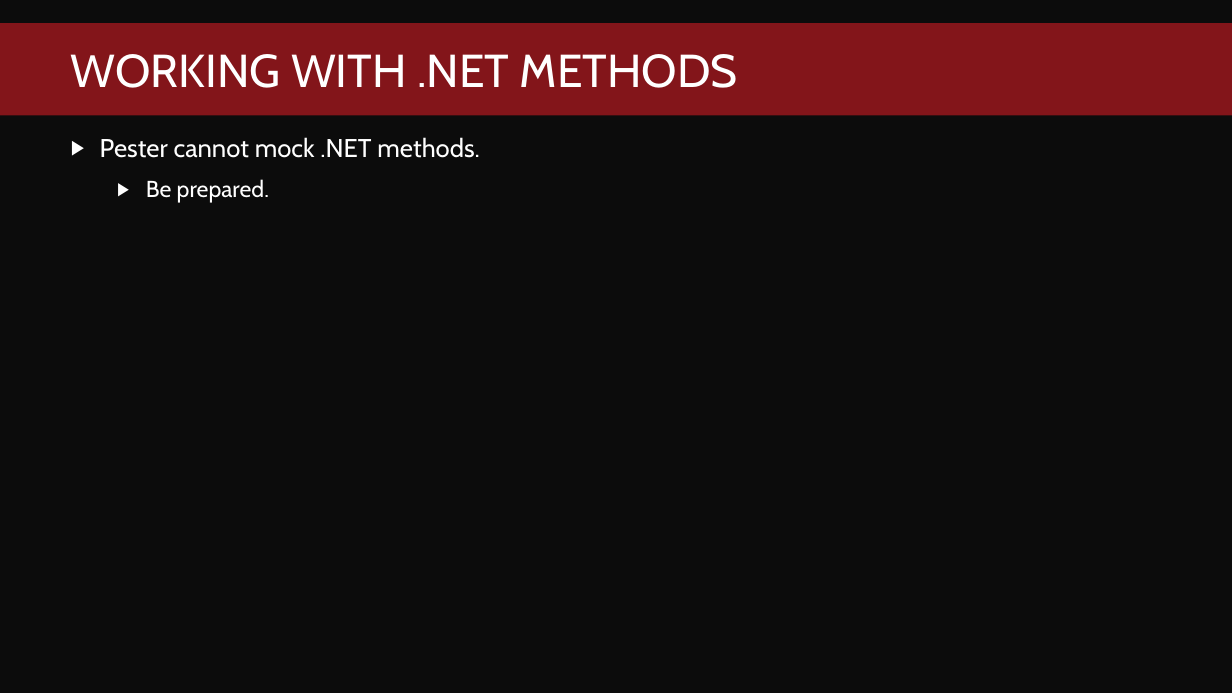
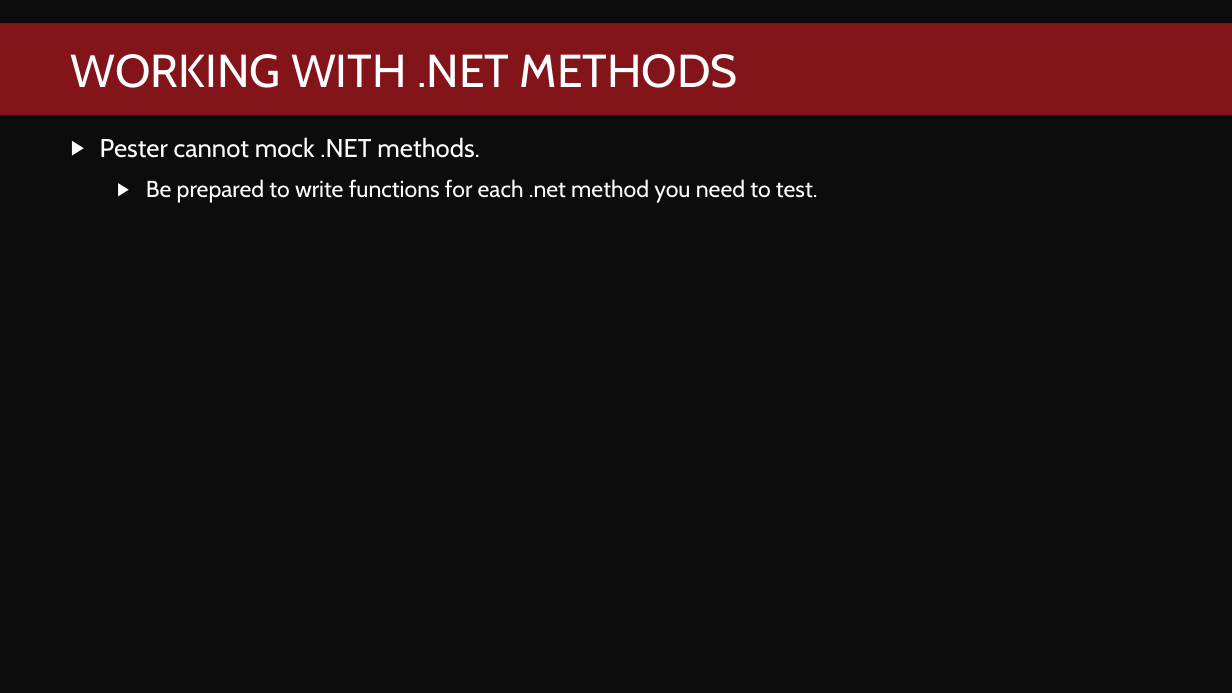
Before and after one commit to fredbainbridge/mmsPester, a slide deck: slide 24 of Pester Practically Perfect PowerShell.pptx. Drawn at 1232x693 pixels with LibreOffice and Linux fonts; fonts in the diff are those of the drawing; background and template pictures are left out. Boxes give left, top, right and bottom in pixels: in the first picture for what was removed or moved away, otherwise in the second. Text is boxed around its words. In the diff, an @@ line names an element or a change of style, - is before the commit and + after.

```diff
--- a/Pester Practically Perfect PowerShell.pptx
+++ b/Pester Practically Perfect PowerShell.pptx
@@ text at (x1=146, y1=179, x2=818, y2=203): text changed @@
-  ▶ Be prepared.
+  ▶ Be prepared to write functions for each .net method you need to test.
```
Also in this commit, not shown: 2 other slides changed, 1 slide removed.
